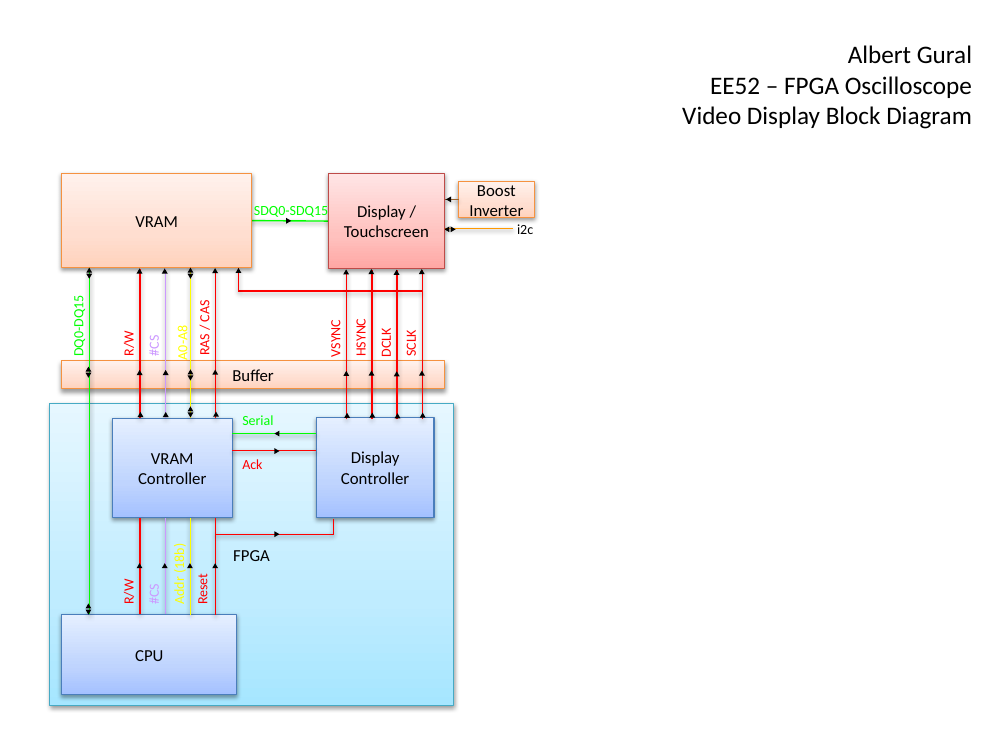
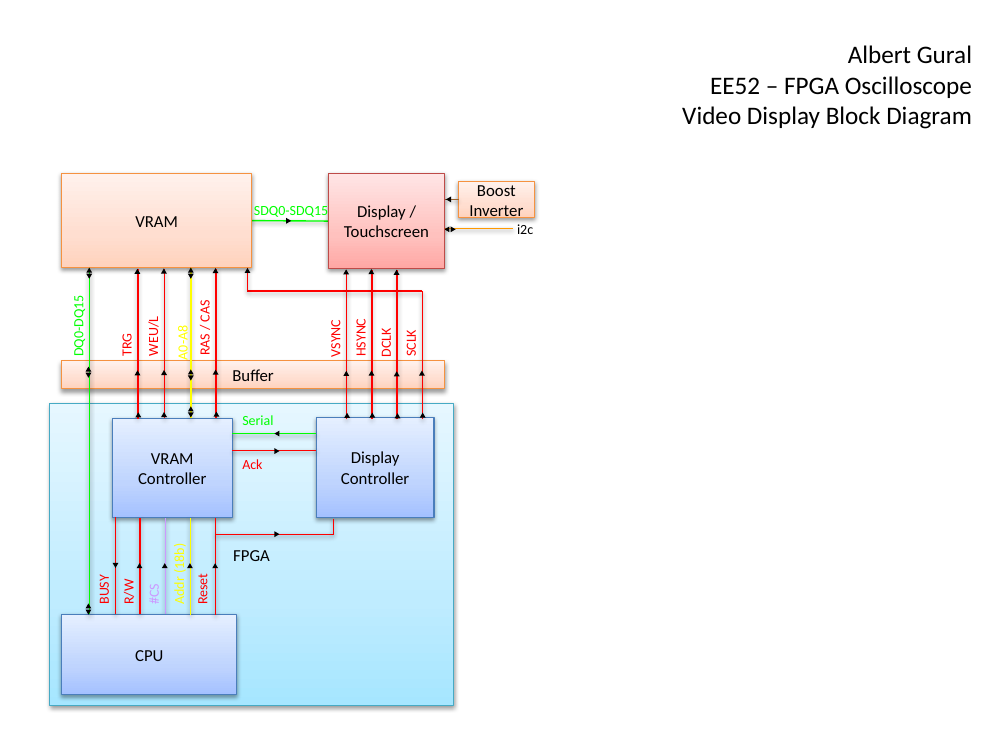
Before and after one commit to agural/FPGA-Oscilloscope, a slide deck: slide 2 of Documentation/osc-block-design.pptx. Drawn at 1008x756 pixels with LibreOffice and Linux fonts; fonts in the diff are those of the drawing. Boxes give left, top, right and bottom in pixels: in the first picture for what was removed or moved away, otherwise in the second. Text is boxed around its words. In the diff, an @@ line names an element or a change of style, - is before the commit and + after.

```diff
--- a/Documentation/osc-block-design.pptx
+++ b/Documentation/osc-block-design.pptx
@@ triangle: place and size @@
-triangle at (162, 268, 168, 273)
+triangle at (134, 269, 140, 274)
@@ line moved from (165, 418) - (165, 269) to (138, 418) - (138, 269) @@
@@ line (138, 418) - (138, 269): stroke #CC99FF 1 pt to #FF0000 1 pt @@
@@ triangle: place and size @@
-triangle at (236, 268, 242, 273)
+triangle at (245, 268, 251, 273)
@@ line moved from (239, 291) - (239, 268) to (248, 291) - (248, 268) @@
@@ line moved from (422, 291) - (239, 291) to (422, 291) - (248, 291) @@
@@ line moved from (422, 418) - (422, 270) to (422, 418) - (422, 291) @@
@@ text at (145, 320, 162, 355): text changed @@
-R/W
+WEU/L
@@ text added at (118, 335, 135, 356), 10 pt, text #FF0000 @@
+TRG
@@ text removed at (146, 337, 163, 356) @@
-#CS
@@ triangle: place and size @@
-triangle at (162, 370, 168, 375)
+triangle at (135, 370, 141, 375)
@@ triangle: place and size @@
-triangle at (163, 412, 169, 417)
+triangle at (135, 412, 141, 417)
@@ 3 triangles, 1 line: place and size @@
-3 triangles, 1 line at (137, 268, 143, 418)
+3 triangles, 1 line at (161, 268, 167, 418)
@@ line added from (115, 614) to (115, 517), #FF0000 1 pt @@
@@ triangle at (113, 562, 119, 568): rotation 0 to 180 degrees @@
@@ text added at (96, 578, 113, 603), 10 pt, text #FF0000 @@
+BUSY
```
Also in this commit, not shown: 51 other files.
